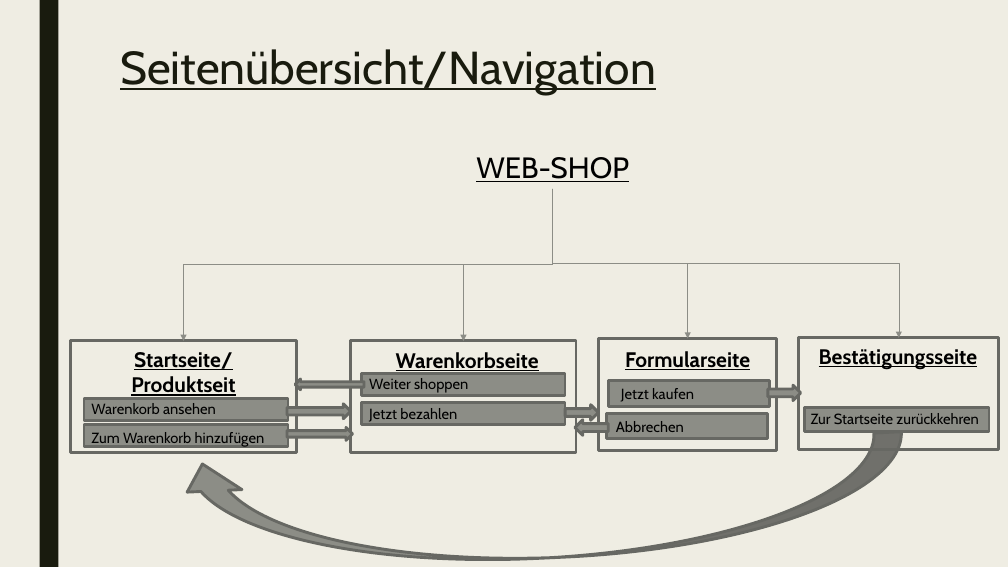
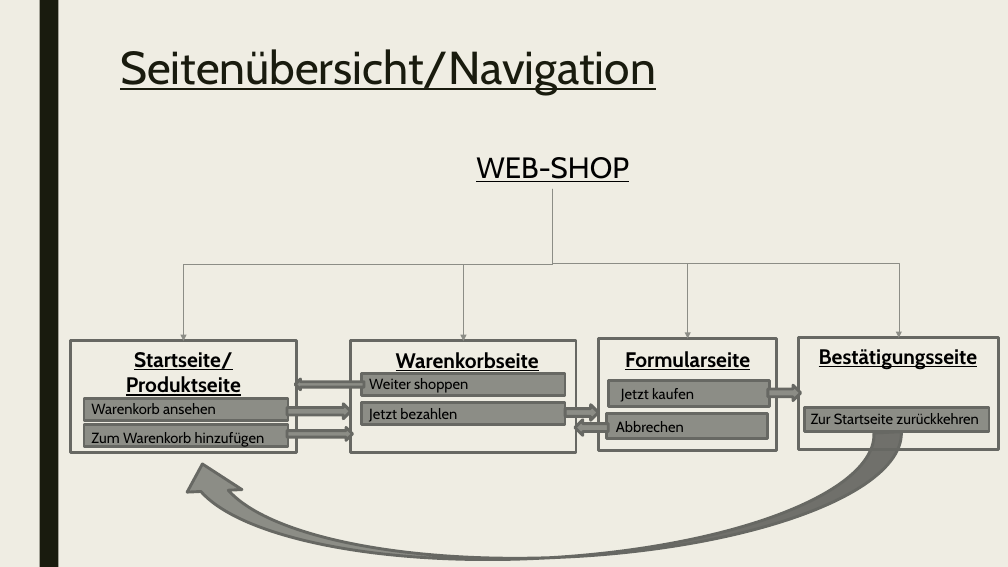
Before and after one commit to Alinabuss/Portfolio_Pruefung, a slide deck: slide 2 of Paper_Prototype.pptx. Drawn at 1008x567 pixels with LibreOffice and Linux fonts; fonts in the diff are those of the drawing. Boxes give left, top, right and bottom in pixels: in the first picture for what was removed or moved away, otherwise in the second. Text is boxed around its words. In the diff, an @@ line names an element or a change of style, - is before the commit and + after.

```diff
--- a/Paper_Prototype.pptx
+++ b/Paper_Prototype.pptx
@@ text at <box>126,376,241,399</box>: text changed @@
-Produktseit
+Produktseite
```
Also in this commit, not shown: 1 other file.
